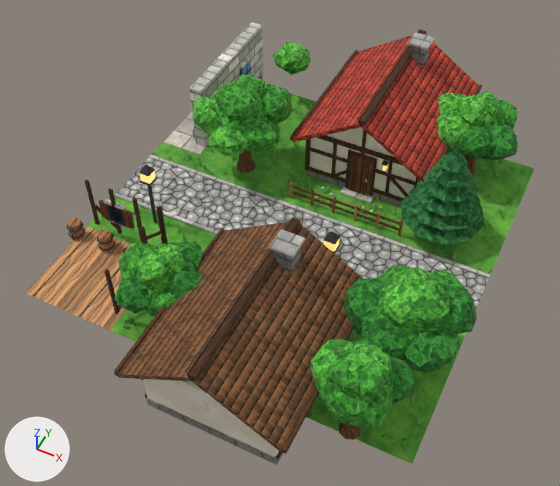
Two versions of the glTF model assets/models/town_b/chunk_3_2.glb, one commit apart.
Rendered twice from a 50 mm lens placed at (65.3, -60.4, 24.0), pointed at (56.2, -42.1, 1.1). The lights are fixed; the arrows at lower left show +X, +Y and +Z. The picture after the commit comes second. Vertices at exactly the same position are counted once.

Objects in the first picture: 'chunk_3_2'.
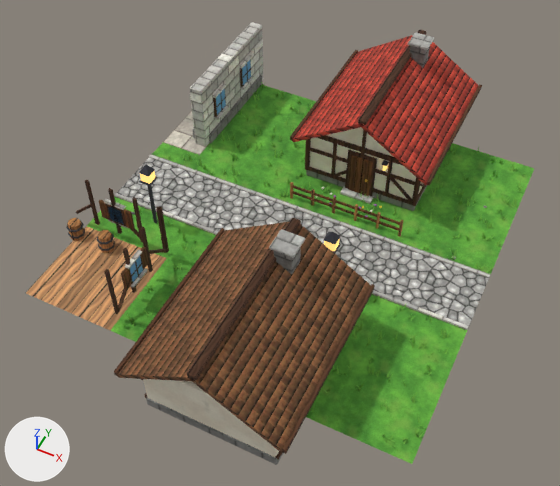
Boxes [x1, y1, x2, y2] around the edits, measured in the pictures (560 x 486 px; the box of a moved part takes in the faces that stretch with it):
part 1 of me_chunk_3_2, moved or reshaped (not visible before)
    after: [76, 204, 91, 214]
part 2 of me_chunk_3_2, deleted (green)
    before: [95, 42, 518, 440]
part 3 of me_chunk_3_2, moved or reshaped (mostly hidden)
    before: [146, 231, 281, 457]
    after: [128, 227, 281, 457]

What changed in the scene script:
```text
Change me_chunk_3_2:
    used by ob_chunk_3_2; location = (0.0, 0.0, 0.0)
    remove me_chunk_3_2.from_pydata(...)  # 12796 vertices, 19665 faces; spans x 47.7..64.3, y -50.5..-30.5, z 0.0..5.1
    add me_chunk_3_2.from_pydata(...)  # 10090 vertices, 14451 faces; spans x 47.6..64.0, y -50.5..-30.5, z 0.0..4.9
    me_chunk_3_2 part 1: the loose piece of 8 vertices spanning x 55.0..56.2, y -44.0..-43.9, z 0.5..1.6 is moved by (-7.5, 0.0, 0.0)
    me_chunk_3_2 part 2: 80 loose pieces with 2714 vertices, spanning x 48.7..64.3, y -48.8..-31.2, z 0.0..5.1, are deleted
    me_chunk_3_2 part 3
    12 vertices are removed from x 51.0..58.7, y -44.0..-43.9, z 0.5..1.6
    34 faces are deleted
    4 vertices move within x 50.9..57.5, y -44.0..-43.9, z 0.6..1.5
    20 vertices are added at x 49.8..60.0, y -44.0..-43.9, z 0.5..1.6
    46 new faces join them, mat_timber
    remove me_chunk_3_2.materials.append(mat_trunk)
    remove me_chunk_3_2.materials.append(mat_leaf_a)
    remove me_chunk_3_2.materials.append(mat_leaf_c)
    remove me_chunk_3_2.materials.append(mat_leaf_pine)
```
